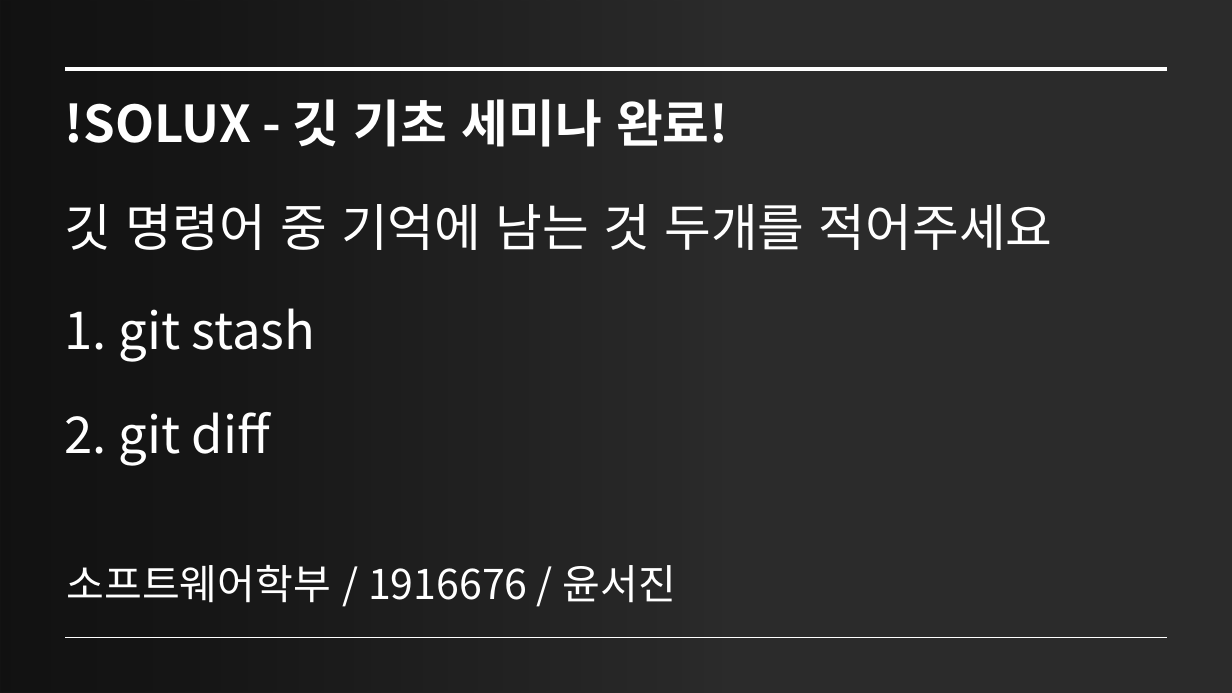
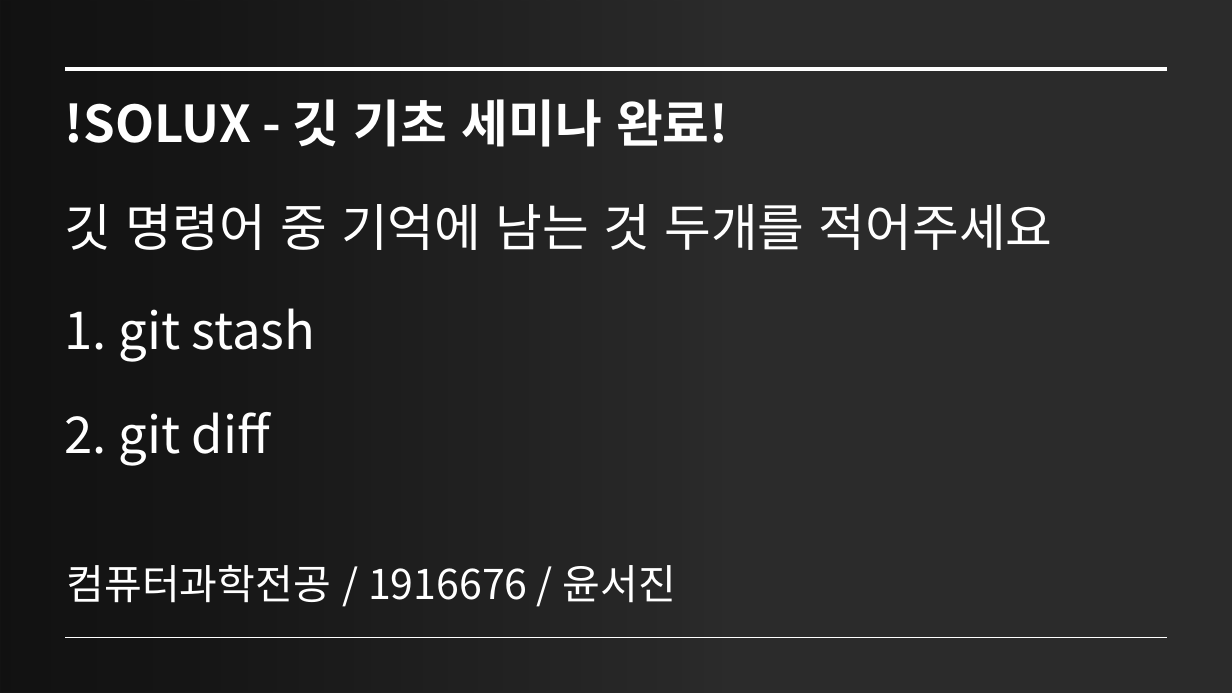
Before and after one commit to Y00NSJ/solux_git_seminar, a slide deck: slide 1 of SOLUX - 깃 기초 과제.pptx. Drawn at 1232x693 pixels with LibreOffice and Linux fonts; fonts in the diff are those of the drawing; background and template pictures are left out; a plain dark background stands for a picture behind light text. Boxes give left, top, right and bottom in pixels: in the first picture for what was removed or moved away, otherwise in the second. Text is boxed around its words. In the diff, an @@ line names an element or a change of style, - is before the commit and + after.

Commit message:
git 기초 과제 제출

```diff
--- a/SOLUX - 깃 기초 과제.pptx
+++ b/SOLUX - 깃 기초 과제.pptx
@@ subtitle at bbox=[67, 565, 676, 603]: text changed @@
-소프트웨어학부 / 1916676 / 윤서진
+컴퓨터과학전공 / 1916676 / 윤서진
```
Also in this commit, not shown: 1 other file.
